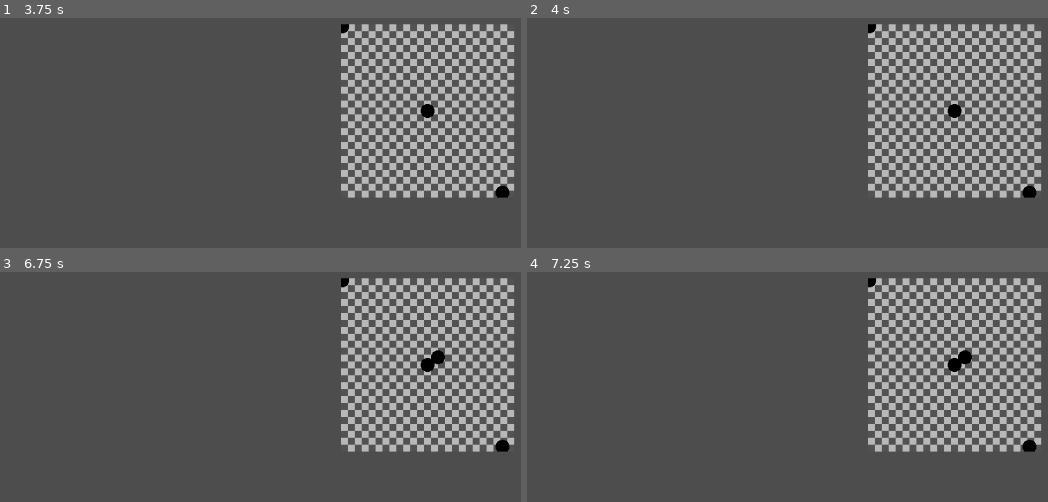
Above: before the commit, frames 1-4 (two rows, left to right).
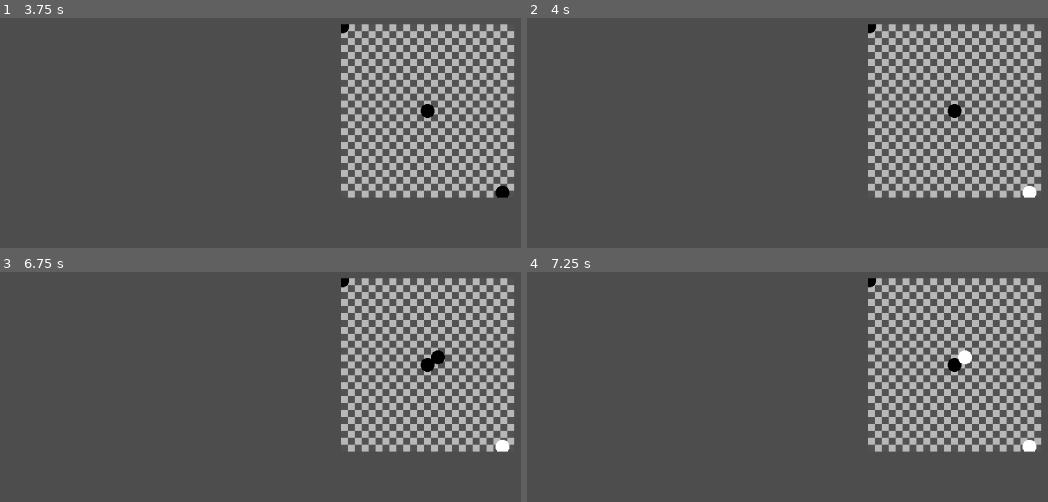
Above: after the commit, the same moments.

Repository: Shidoengie/PIxGD-GD4
Game: Godot game, scene res://Scenes/Canvas/Canvas.tscn
The game is run twice, just before and just after one commit, with the same random seed, the same clock (stepped at 60 frames per second) and the same inputs.
Inputs (mouse positions are in pixels of both pictures, inside the frame that each line leads up to):
- Up to frame 1 (3.75 s): tap Enter at 0.5, 2, 3.5 s; move the mouse to (427, 110) at 0.52 s; press the mouse at (427, 110) at 0.53 s; right-click (427, 110) at 0.8 s; tap Space at 1.25, 2.75 s; move the mouse to (104, 149) at 1.27 s; release the mouse at (104, 149) at 1.28 s; right-click (104, 149) at 1.35 s; click (104, 149) at 1.55 s; move the mouse to (343, 27) at 2.02 s; press the mouse at (343, 27) at 2.03 s; right-click (343, 27) at 2.3 s; move the mouse to (224, 215) at 2.77 s; release the mouse at (224, 215) at 2.78 s; tap Middle mouse button (mouseMiddle_3rd) at 2.85 s; click (224, 215) at 3.05 s; move the mouse to (500, 192) at 3.52 s; hold Right mouse button (mouseRight_2nd) from 3.53 s (still down); click (500, 192) at 3.67 s
- Up to frame 2 (4 s): keep holding Right mouse button (mouseRight_2nd)
- Up to frame 3 (6.75 s): tap Space at 4.25 s; move the mouse to (20, 311) at 4.27 s; release Right mouse button (mouseRight_2nd) at 4.28 s; click (20, 311) at 4.35 s; move the mouse to (302, 380) at 5.02 s; hold Right mouse button (mouseRight_2nd) 5.03-5.78 s; click (302, 380) at 5.17 s; move the mouse to (outside the picture) at 5.77 s; click (outside the picture) at 5.85 s; move the mouse to (437, 357) at 6.52 s; hold Middle mouse button (mouseMiddle_3rd) from 6.53 s (still down); click (437, 357) at 6.67 s
- Up to frame 4 (7.25 s): keep holding Middle mouse button (mouseMiddle_3rd); right-click (964, 357) at 6.8 s

Frame 1 is identical in both runs. In frame 2, 0.1% of the frame differs, in the area x 95-98%, y 73-79%; in frame 3, 0.1%; in frame 4, 0.3%, in the area x 82-98%, y 33-79%.

Commit message:
fully isolated the canvas for multiple canvas control

Diff:
--- a/Scenes/Canvas/Canvas.tscn
+++ b/Scenes/Canvas/Canvas.tscn
@@ -39,6 +39,7 @@
 offset_bottom = 300.0
 
 [node name="DrawControl" type="SubViewportContainer" parent="."]
+texture_filter = 1
 layout_mode = 0
 offset_right = 301.0
 offset_bottom = 301.0
@@ -48,6 +49,7 @@
 disable_3d = true
 transparent_bg = true
 handle_input_locally = false
+canvas_item_default_texture_filter = 0
 gui_disable_input = true
 size = Vector2i(250, 250)
 render_target_clear_mode = 1
@@ -66,6 +68,6 @@
 position = Vector2(-113, 146)
 current = true
 
-[connection signal="mouse_moved" from="DrawControl" to="DrawControl" method="_on_DrawControl_mouse_moved"]
+[connection signal="mouse_moved" from="DrawControl" to="DrawControl/SubViewport/DrawSurface" method="_on_draw_control_mouse_moved"]
 [connection signal="notPainting" from="DrawControl" to="DrawControl/SubViewport/DrawSurface" method="_on_DrawControl_notPainting"]
 [connection signal="paint" from="DrawControl" to="DrawControl/SubViewport/DrawSurface" method="_on_DrawControl_paint"]
--- a/Scenes/Canvas/src/Control.gd
+++ b/Scenes/Canvas/src/Control.gd
@@ -1,5 +1,8 @@
 extends Control
-
+@export var current_canvas = true
+@export var brush_size = 10
+@export var secondary_color = Color.WHITE
+@export var primary_color = Color.BLACK
 @onready var DrawSurface = get_node("%DrawSurface")
 @onready var CanvasCamera = $CanvasCamera
 @onready var DrawControl = $DrawControl
@@ -7,10 +10,10 @@
 func _ready():
 	DrawControl.size = $DrawControl/SubViewport.size
 	$Container.size = $DrawControl/SubViewport.size
-
-func _process(delta):
-	BrushInfo.current_position = DrawControl.get_local_mouse_position()
 func _input(event):
+	DrawSurface.secondary_color = secondary_color
+	DrawSurface.primary_color = primary_color
+	DrawSurface.brush_size = brush_size
 	if event is InputEventMouseButton and event.is_pressed():
 		match event.button_index:
 			MOUSE_BUTTON_WHEEL_UP:
--- a/Scenes/Canvas/src/Draw.gd
+++ b/Scenes/Canvas/src/Draw.gd
@@ -1,18 +1,30 @@
 extends Control
 
+var secondary_color = Color.WHITE
+var primary_color = Color.BLACK
+var current_color = Color.BLACK
+
+var brush_size = 10
+
 var canPaint = false
-
+var is_primary = true
+var last_position = Vector2.ZERO
+var current_position = Vector2.ZERO
 func _draw():
 	if canPaint:
-		draw_circle(BrushInfo.current_position,10,Color.BLACK)
+		draw_circle(current_position,10,current_color)
 
 func _process(delta):
+	current_color = primary_color if is_primary else secondary_color
+	print(is_primary)
 	queue_redraw()
-
-
 
 func _on_DrawControl_paint():
 	canPaint = true
 
 func _on_DrawControl_notPainting():
 	canPaint = false
+
+func _on_draw_control_mouse_moved(prev_mousePos, mousePos):
+	last_position = prev_mousePos
+	current_position = mousePos
--- a/Scenes/Canvas/src/DrawControl.gd
+++ b/Scenes/Canvas/src/DrawControl.gd
@@ -1,38 +1,28 @@
 extends SubViewportContainer
 
 signal mouse_moved(prev_mousePos,mousePos)
-signal paint(primary)
+signal paint
 signal notPainting
+var last_position = Vector2.ZERO
+var current_position = Vector2.ZERO
+@onready var DrawSurface = get_node("%DrawSurface")
 # Declare member variables here. Examples:
 # var a = 2
 # var b = "text"
 
-var is_primary = true
 # Called when the node enters the scene tree for the first time.
-func _ready():
-	pass # Replace with function body.
-func _process(delta):
-	pass
-
 func _gui_input(event):
 
-	BrushInfo.last_position = get_local_mouse_position()
+	last_position = current_position
+	current_position = get_local_mouse_position()
 
+	if event is InputEventMouseMotion:
+		emit_signal("mouse_moved",last_position,current_position)
 	if Input.is_action_pressed("mouseLeft_1st"):
-		is_primary = true
+		DrawSurface.is_primary = true
 	elif Input.is_action_pressed("mouseRight_2nd"):
-		is_primary = false
+		DrawSurface.is_primary = false
 	else:
 		emit_signal("notPainting")
 		return
-	BrushInfo.current_position = get_local_mouse_position()
 	emit_signal("paint")
-
-# Called every frame. 'delta' is the elapsed time since the previous frame.
-#func _process(delta):
-#	pass
-
-
-func _on_DrawControl_mouse_moved(prev_mousePos, mousePos):
-
-	pass # Replace with function body.
--- a/project.godot
+++ b/project.godot
@@ -14,10 +14,6 @@
 run/main_scene="res://Scenes/Canvas/Canvas.tscn"
 config/features=PackedStringArray("4.0")
 config/icon="res://icon.png"
-
-[autoload]
-
-BrushInfo="*res://src/BrushInfo.gd"
 
 [editor]
 
--- a/src/BrushInfo.gd
+++ /dev/null
@@ -1,6 +0,0 @@
-extends Node
-
-enum tool_type {PEN}
-var current_tool
-var current_position = Vector2.ZERO
-var last_position = Vector2.ZERO
Not shown, removed: .gitattributes
